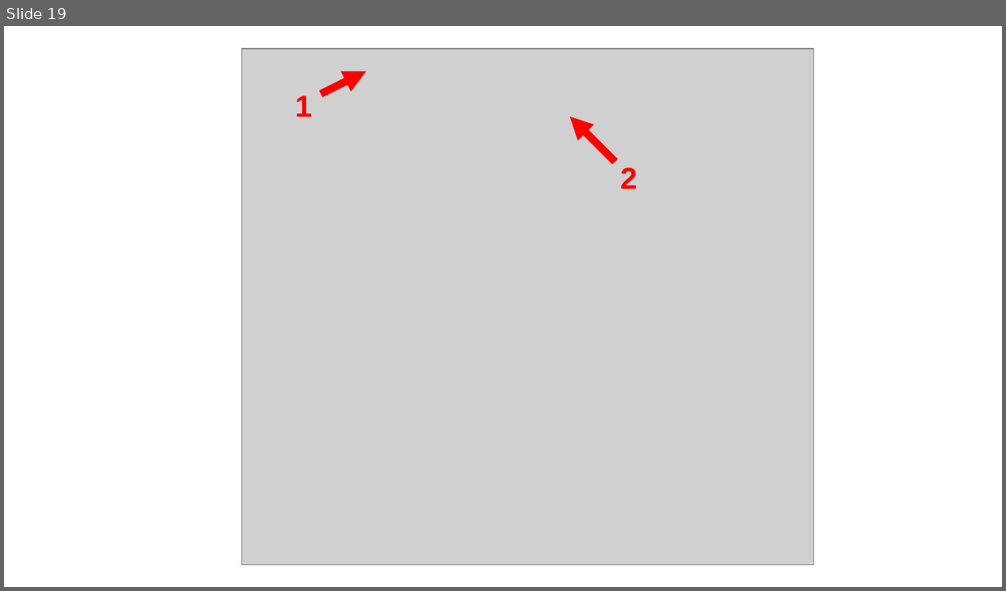
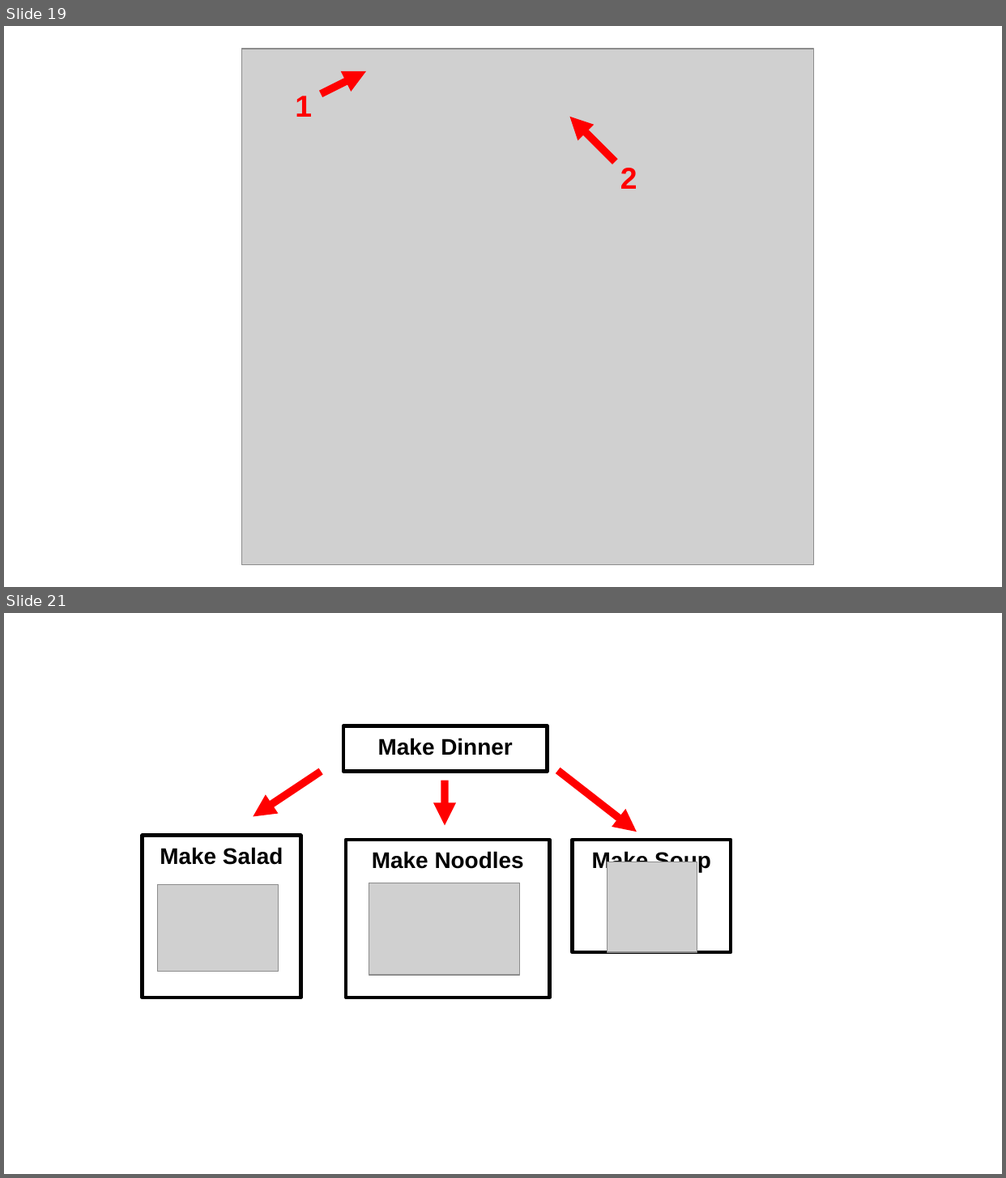
Before and after one commit to QuirkyCort/tutorials, a slide deck: assets/drawings.odp. Shown one above the other, each under a label of ours: slide 19 before the commit, slides 19 and 21 after it; the slides between them are not shown. The pictures are 1006x591 and 1006x1178 pixels, drawn with LibreOffice and Linux fonts; fonts in the diff are those of the drawing; grey boxes stand for pictures. Boxes give left, top, right and bottom in pixels: in the first picture for what was removed or moved away, otherwise in the second. Text is boxed around its words. In the diff, an @@ line names an element or a change of style, - is before the commit and + after.

```diff
--- a/assets/drawings.odp
+++ b/assets/drawings.odp
@@ slide 21 added at box(4, 613, 1002, 1174), background #FFFFFF @@
@@ rectangle added at box(343, 726, 548, 772), outline #000000 3 pt, 18 pt, text #000000, bold @@
+Make Dinner
@@ arrow added from (321, 772) to (253, 817), #FF0000 6.01 pt @@
@@ arrow added from (445, 781) to (445, 826), #FF0000 6.01 pt @@
@@ arrow added from (558, 771) to (637, 833), #FF0000 6.01 pt @@
@@ rectangle added at box(143, 836, 301, 998), outline #000000 3 pt, 18 pt, text #000000, bold @@
+Make Salad
@@ rectangle added at box(347, 841, 550, 998), outline #000000 3 pt, 18 pt, text #000000, bold @@
+Make Noodles
@@ rectangle added at box(573, 841, 731, 952), outline #000000 3 pt, 18 pt, text #000000, bold @@
+Make Soup
@@ picture added at box(607, 862, 697, 952) @@
@@ picture added at box(158, 884, 279, 972) @@
@@ picture added at box(369, 884, 520, 975) @@
```
Also in this commit, not shown: 4 other slides added, 42 other files.
